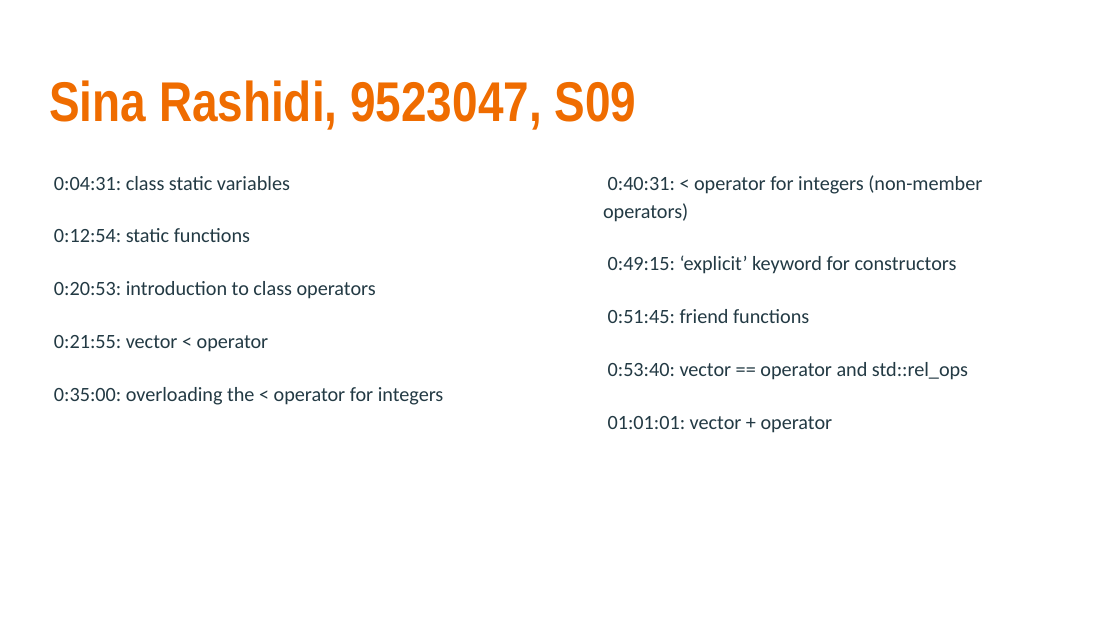
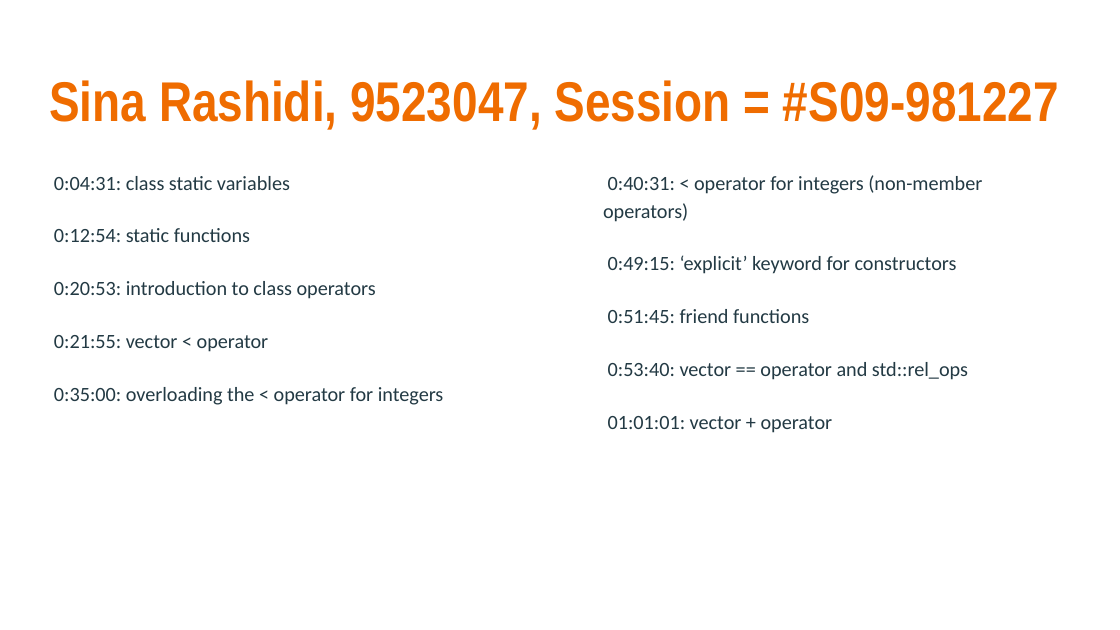
Before and after one commit to EE-AUT/Media-player, a slide deck: slide 9 of Tags/AP.pptx. Drawn at 1120x630 pixels with LibreOffice and Linux fonts; fonts in the diff are those of the drawing. Boxes give left, top, right and bottom in pixels: in the first picture for what was removed or moved away, otherwise in the second. Text is boxed around its words. In the diff, an @@ line names an element or a change of style, - is before the commit and + after.

```diff
--- a/Tags/AP.pptx
+++ b/Tags/AP.pptx
@@ title at bbox=[49, 80, 1059, 130]: text changed @@
-Sina Rashidi, 9523047, S09
+Sina Rashidi, 9523047, Session = #S09-981227
```
Also in this commit, not shown: 19 other slides changed, 27 other files.
